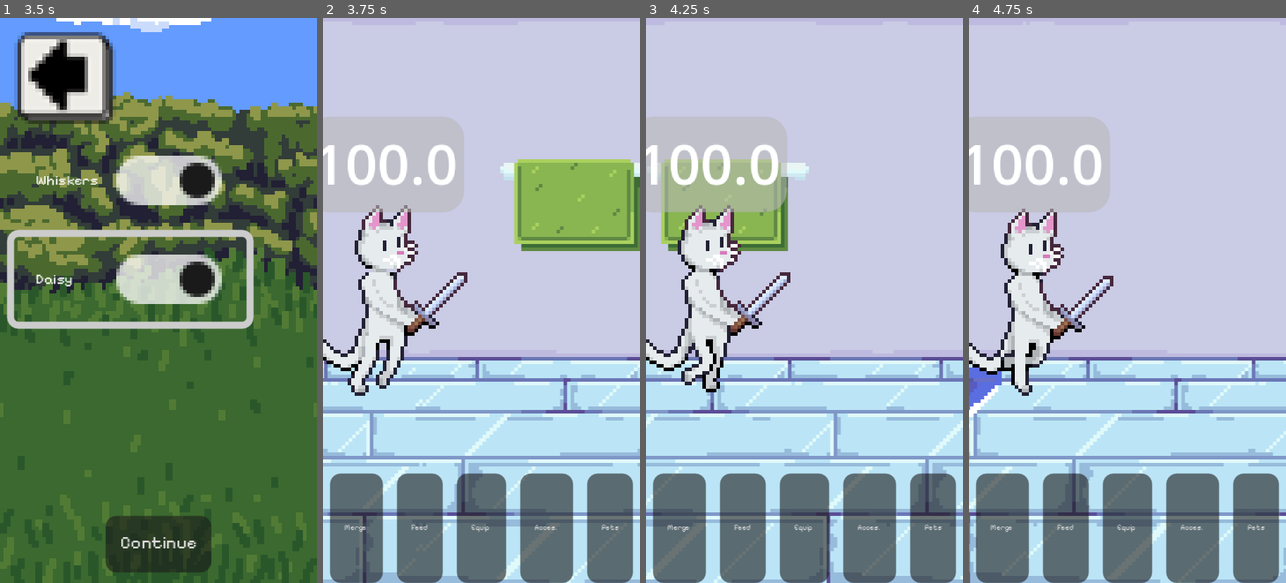
Above: before the commit, frames 1-4 (left to right).
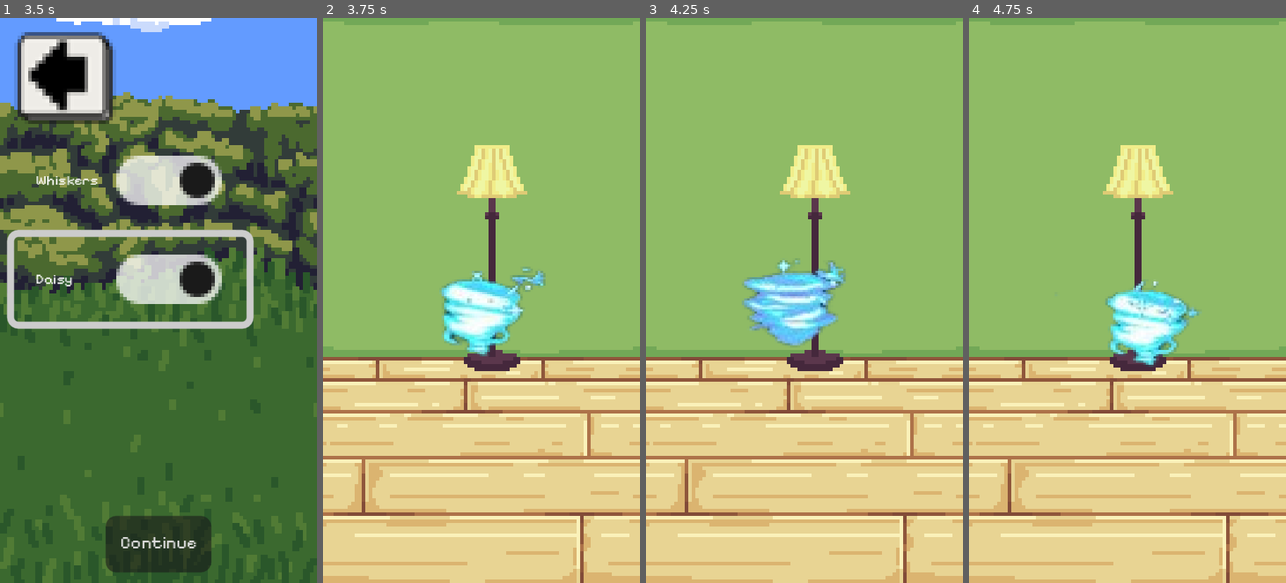
Above: after the commit, the same moments.

Repository: Maksim3l/PixelCats-Go
Game: Godot game, scene res://screens/title_screen.tscn
Same seed, same stepped clock (60 frames per second), same inputs: the game is played once before the commit and once after it.
Inputs:
- Up to frame 1 (3.5 s): click "Play" at 0.5 s; click "Merge" at 1.25 s; click "Whiskers" at 2 s; click "Daisy" at 2.75 s
- Up to frame 2 (3.75 s): click "Continue" at 3.5 s
- Up to frame 3 (4.25 s): no input
- Up to frame 4 (4.75 s): hold Right (move_right) from 4.28 s (still down); hold T (switch_cat) from 4.28 s (still down)

Frame 1 is identical in both runs. In frame 2, 96% of the frame differs, in the area x 0-100%, y 0-100%; in frame 3, 99%; in frame 4, 100%.

Commit message:
Data of selected cats success

Diff:
--- a/data/PlayerSave.tres
+++ b/data/PlayerSave.tres
@@ -8,8 +8,8 @@
 cat_sprite = "res://characters/main/main.png"
 max_health = 100
 current_health = 100
-attack = 16
-defense = 8
+attack = 10
+defense = 5
 gold = 0
 experience = 0
 level = 1
--- a/scripts/choose_cat.gd
+++ b/scripts/choose_cat.gd
@@ -90,9 +90,12 @@
 		print("You must select at least 2 cats.")
 		return
 
-	cat_manager.active_cat_index = selected_cats[0]
+	var merge_scene = load("res://screens/merge.tscn").instantiate()
+	merge_scene.selected_cats = selected_cats
+	get_tree().root.add_child(merge_scene)
+	get_tree().current_scene.queue_free()
+	get_tree().current_scene = merge_scene
 	save_game()
-	get_tree().change_scene_to_file("res://screens/battle.tscn")
 
 func _on_back_button_pressed():
 	get_tree().change_scene_to_file("res://screens/idle_screen.tscn")
--- a/scripts/merge.gd
+++ b/scripts/merge.gd
@@ -5,6 +5,7 @@
 @onready var tornado: CharacterBody2D = $tornado
 @onready var timer: Timer = $Timer
 
+var selected_cats = []
 
 # Called when the node enters the scene tree for the first time.
 func _ready():
@@ -12,6 +13,8 @@
 	cat1.connect("collision_detected", Callable(self, "_on_cat_collision"))
 	if not timer.timeout.is_connected(_on_tornado_timeout):
 		timer.timeout.connect(_on_tornado_timeout)
+	print("Recieved cats", selected_cats)
+
 
 func _process(delta: float) -> void:
 	pass
